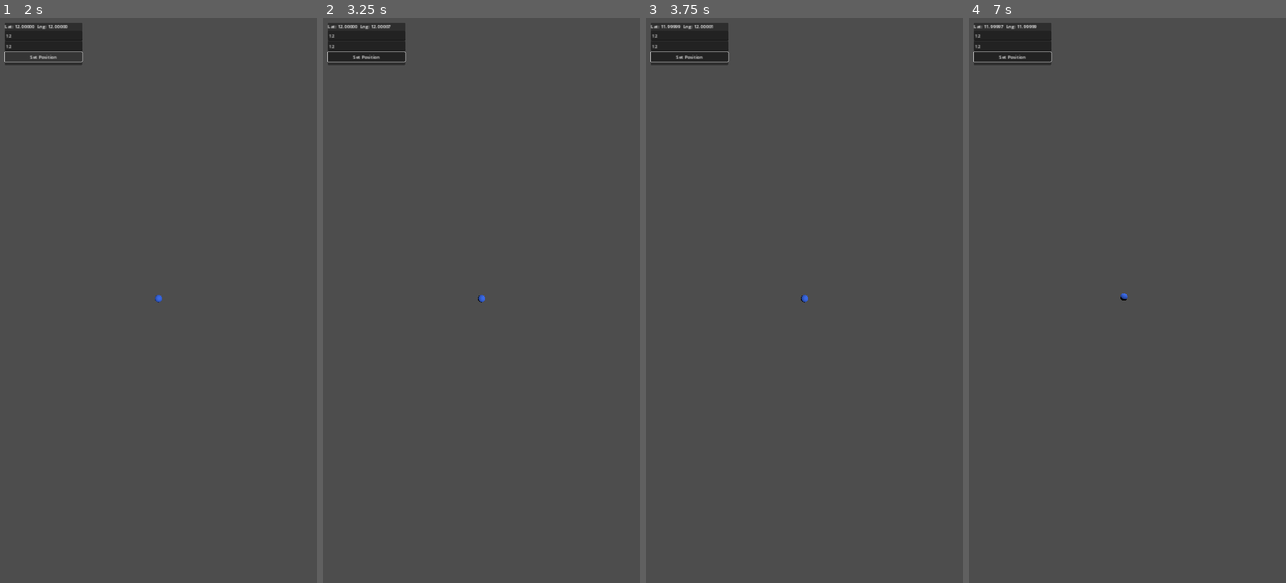
Above: before the commit, frames 1-4 (left to right).
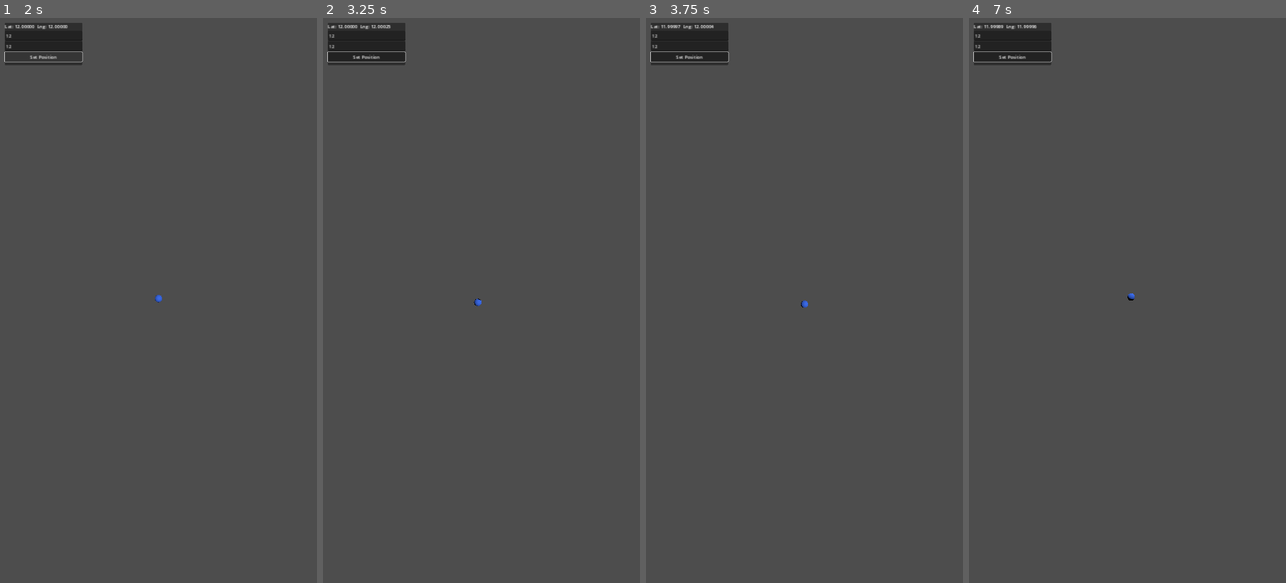
Above: after the commit, the same moments.

Repository: Dominic339/Shared-Skies
Game: Godot game, scene res://scenes/Main.tscn
Same seed, same stepped clock (60 frames per second), same inputs: the game is played once before the commit and once after it.
Inputs (mouse positions are in pixels of both pictures, inside the frame that each line leads up to):
- Up to frame 1 (2 s): click (44, 34) at 0.52 s; type "12" at 0.6 s; click (44, 46) at 0.75 s; type "12" at 0.83 s; click "Set Position" at 1.25 s
- Up to frame 2 (3.25 s): tap Enter at 2 s; move the mouse to (551, 272) at 2.02 s; hold D 2.03-2.75 s; click (551, 272) at 2.17 s; drag from (418, 328) to (465, 413) at 2.77 s
- Up to frame 3 (3.75 s): tap Space at 3.5 s; move the mouse to (836, 176) at 3.52 s; hold D from 3.53 s (still down)
- Up to frame 4 (7 s): release D at 4.25 s; drag from (1111, 413) to (1032, 215) at 4.27 s; tap Enter at 5 s; move the mouse to (1222, 385) at 5.02 s; hold A 5.03-5.75 s; drag from (1032, 215) to (1079, 159) at 5.77 s; tap Space at 6.5 s; move the mouse to (1143, 300) at 6.52 s; hold S from 6.53 s (still down); click (1143, 300) at 6.67 s

Frame 1 is identical in both runs. In frame 2, less than 0.1% of the frame differs, in the area x 19-52%, y 1-51%; in frame 3, less than 0.1%; in frame 4, less than 0.1%, in the area x 9-53%, y 1-50%.

Commit message:
Widen road rendering and speed up dev movement for testing
Roads were rendering at a literal 2m width, which is close to
sub-pixel at the zoomed-out camera distances the map now needs --
water stayed visible because polygons have real area, thin ribbons
don't. Widened to 6m for legibility (a readability choice, same as
real map products exaggerate road width, not a claim about literal
road size). Also bumped dev-mode move speed 8 -> 30 m/s -- this is a
developer testing convenience only (real gameplay will use actual
device GPS, not WASD), and 8 m/s felt sluggish once zoomed out far
enough to see real street-scale distances.

Co-Authored-By: Claude Sonnet 5 <noreply@anthropic.com>
Claude-Session: https://claude.ai/code/session_01AHmiCVGuG2bKpEKrF4VL2r

Diff:
--- a/client/scripts/main.gd
+++ b/client/scripts/main.gd
@@ -1,7 +1,7 @@
 extends Node3D
 
 const LandmarkMarkerScene := preload("res://scenes/LandmarkMarker.tscn")
-const MOVE_SPEED_METERS_PER_SEC := 8.0
+const MOVE_SPEED_METERS_PER_SEC := 30.0  # dev-only testing convenience -- real gameplay uses actual device GPS, not this
 const PROXIMITY_RADIUS_METERS := 25.0
 
 @onready var camera: Camera3D = $Camera3D
--- a/client/scripts/map_tile_loader.gd
+++ b/client/scripts/map_tile_loader.gd
@@ -11,7 +11,7 @@
 const LOAD_RADIUS := 1  # 3x3 grid around the player's current tile
 const TILE_DIR := "res://assets/map_tiles/nashua/"
 
-const ROAD_WIDTH_METERS := 2.0
+const ROAD_WIDTH_METERS := 6.0  # exaggerated for legibility at map-view zoom, not literal road width
 const ROAD_Y := 0.05
 const WATER_Y := 0.02
 
